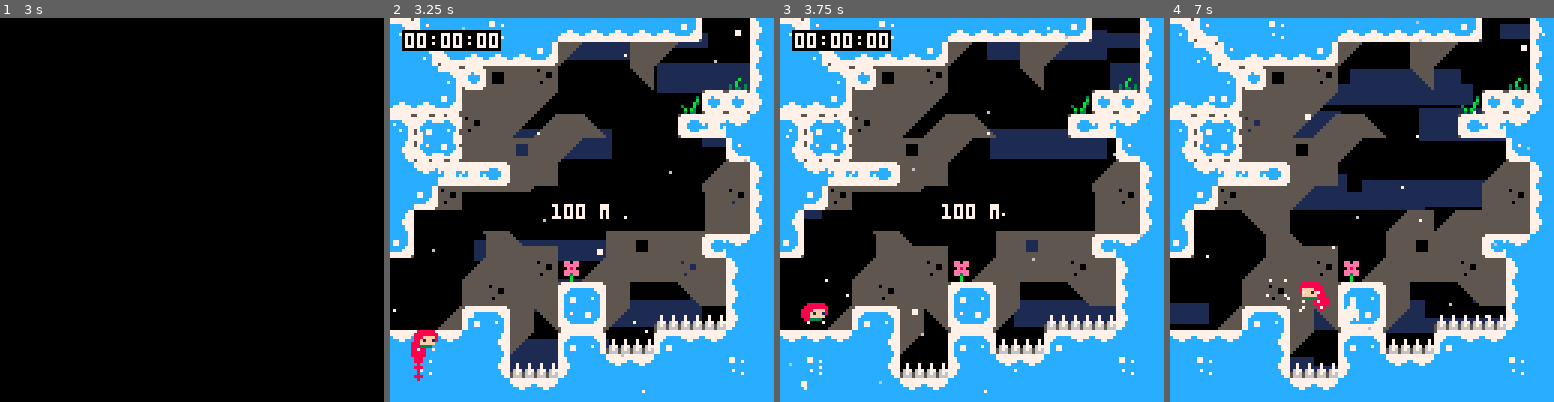
Above: before the commit, frames 1-4 (left to right).
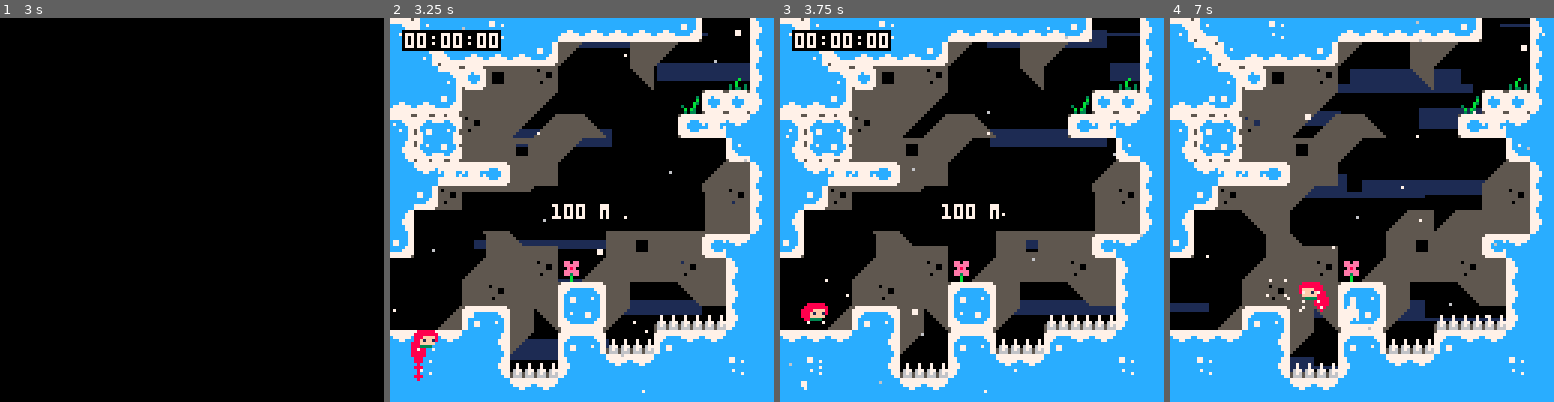
Above: after the commit, the same moments.

Repository: CelesteClassic/smalleste
Game: PICO-8 cartridge smalleste.p8
Same seed, same stepped clock (60 frames per second), same inputs: the game is played once before the commit and once after it.
Inputs:
- Up to frame 1 (3 s): tap X (X key) at 0.33, 1.07, 1.85, 2.97 s; tap O (Z key) at 0.7, 1.7, 2.1, 2.5, 2.9 s; hold Right 1.6-2.1 s; hold Up 2.15-2.42 s; hold Right from 2.47 s (still down)
- Up to frame 2 (3.25 s): release Right at 3.03 s; hold Left from 3.08 s (still down)
- Up to frame 3 (3.75 s): tap O (Z key) at 3.3, 3.7 s; release Left at 3.58 s; hold Down from 3.63 s (still down)
- Up to frame 4 (7 s): release Down at 3.97 s; hold Right 4.02-4.68 s; tap X (X key) at 4.08, 5.2, 6.32 s; tap O (Z key) every 0.4 s from 4.1 to 6.9 s; hold Up 4.73-5.03 s; hold Left 5.08-5.68 s; hold Down 5.73-6.03 s; hold Right 6.08-6.58 s; hold Right from 6.63 s (still down)

Frame 1 is identical in both runs. In frame 2, 3.0% of the frame differs, in the area x 21-94%, y 4-93%; in frame 3, 2.7%; in frame 4, 4.4%, in the area x 0-94%, y 2-93%.

Commit message:
room*16 and crectfill maff

Diff:
--- a/smalleste.p8
+++ b/smalleste.p8
@@ -673,7 +673,7 @@
     this.last=this.x
   end,
   draw=function(this)
-  		spr(11,this.x,this.y-1,2,1)
+      spr(11,this.x,this.y-1,2,1)
   end
 }
 
@@ -1097,7 +1097,7 @@
   if not is_title() then
     foreach(clouds, function(c)
       c.x+=c.spd
-      crectfill(c.x,c.y,c.x+c.w,c.y+4+(1-c.w/64)*12,new_bg and 14 or 1)
+      crectfill(c.x,c.y,c.x+c.w,c.y+12-c.w/64*12,new_bg and 14 or 1)
       if c.x>128 then
         c.x=-c.w
         c.y=rnd(120)
@@ -1105,8 +1105,10 @@
     end)
   end
 
+  local rx,ry=room.x*16,room.y*16
+
   -- draw bg terrain
-  map(room.x*16,room.y*16,0,0,16,16,4)
+  map(rx,ry,0,0,16,16,4)
 
   -- draw clouds + orb chest
   foreach(objects, function(o)
@@ -1116,7 +1118,7 @@
   end)
 
   -- draw terrain (offset if title screen)
-  map(room.x*16,room.y*16,is_title() and -4 or 0,0,16,16,2)
+  map(rx,ry,is_title() and -4 or 0,0,16,16,2)
 
   -- draw objects
   foreach(objects, function(o)
